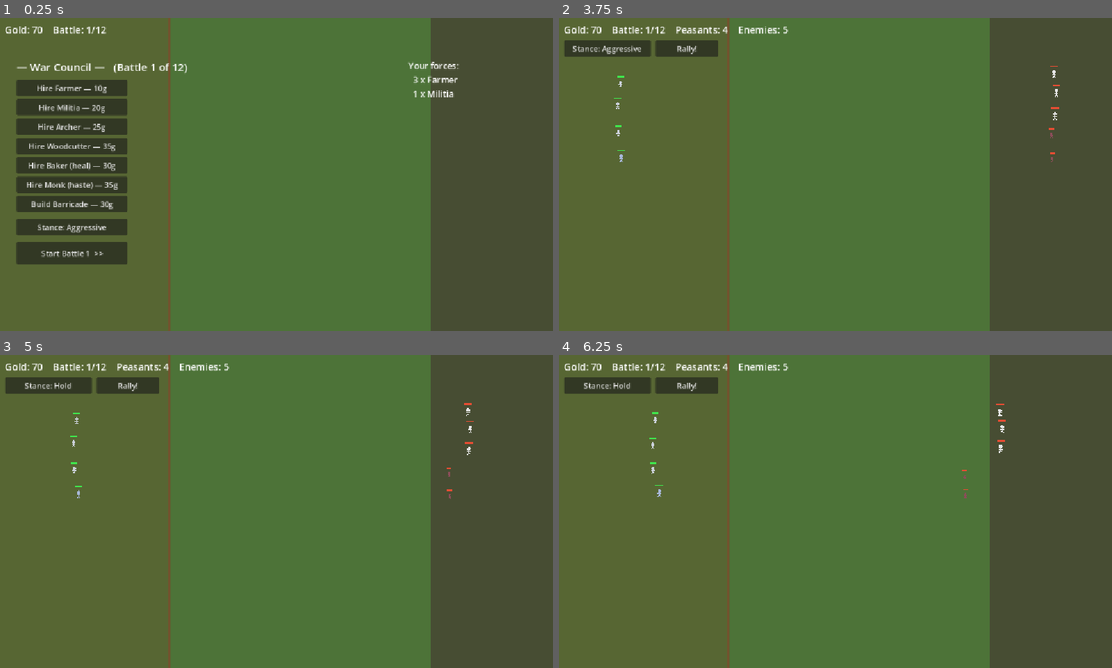
Above: before the commit, frames 1-4 (two rows, left to right).
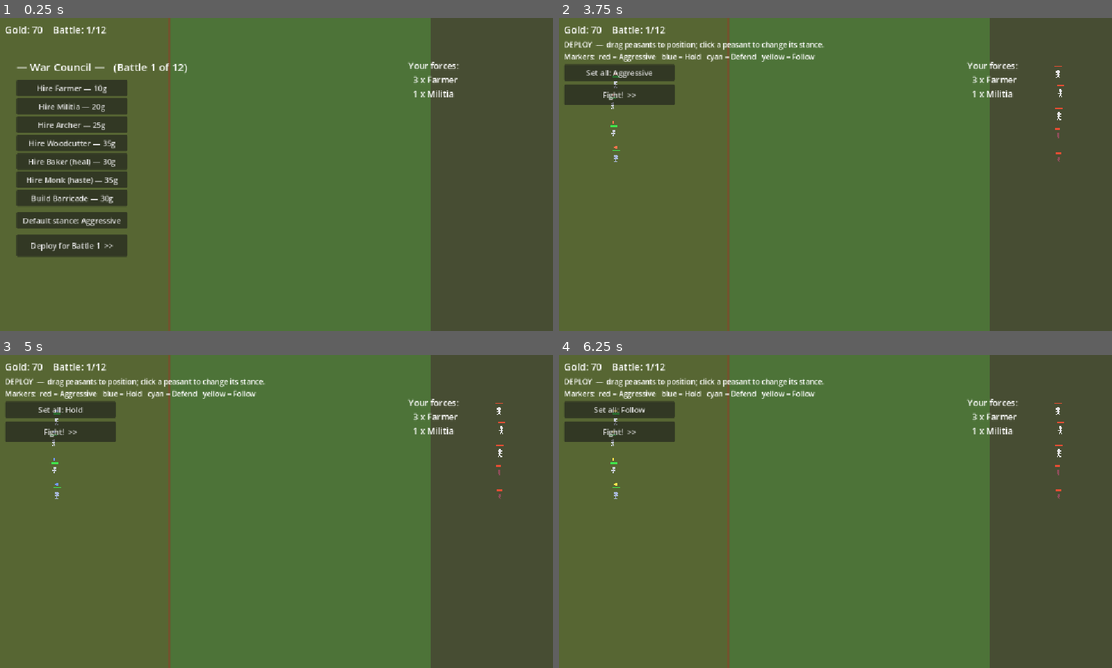
Above: after the commit, the same moments.

Repository: Jazzboy2567/protect-your-plot
Game: Godot game, scene res://Main.tscn
The game is run twice, just before and just after one commit, with the same random seed, the same clock (stepped at 60 frames per second) and the same inputs.
Inputs (mouse positions are in pixels of both pictures, inside the frame that each line leads up to):
- Up to frame 1 (0.25 s): no input
- Up to frame 2 (3.75 s): click "Stance: Aggressive" (after the commit: "Default stance: Aggressive") at 0.5 s; click "Stance: Hold" (after the commit: "Default stance: Hold") at 1.25 s; click "Stance: Aggressive" (after the commit: "Default stance: Defend") at 2 s; click "Stance: Hold" (after the commit: "Default stance: Follow") at 2.75 s; click (630, 246) at 3.5 s, where only the run after the commit has a clickable "Deploy for Battle 1 >>"
- Up to frame 3 (5 s): click "Stance: Aggressive" (after the commit: "Set all: Aggressive") at 4.25 s
- Up to frame 4 (6.25 s): click "Stance: Hold" (after the commit: "Set all: Hold") at 5 s; click "Stance: Aggressive" (after the commit: "Set all: Defend") at 5.75 s

The runs differ from the first frame. In frame 1, 5.5% of the frame differs, in the area x 2-23%, y 25-79%; in frame 2, 5.2%; in frame 3, 5.2%; in frame 4, 5.2%.

Commit message:
Add command system: deploy phase, drag-positioning, 4 stances
- New DEPLOY phase between shop and battle: peasants spawn on your side,
  enemies stand frozen until you press Fight
- Drag peasants to position them ("align to spots"); click a peasant to
  cycle its stance
- Four stances with distinct behaviour: Aggressive (charge), Hold (anchor
  to spot, attack in range), Defend (chase within a leash of home, else
  return), Follow (escort nearest non-follow ally)
- Colour-coded stance marker above each of your units; Set-all button
- Main.is_fighting() freezes units during deploy

Validated against Godot 4.7.2: auto-play through the boss with all four
stances assigned, no runtime errors.

Co-Authored-By: Claude Opus 4.8 <noreply@anthropic.com>

Diff:
--- a/scripts/Main.gd
+++ b/scripts/Main.gd
@@ -1,14 +1,16 @@
 extends Node2D
 
-# Game flow, economy, shop/battle UI, spawning, and the win/lose loop.
-# You are the landowner: hire with gold, then watch peasants auto-battle waves.
-
-enum Phase { SHOP, BATTLE, GAMEOVER, WIN }
+# Game flow, economy, shop/deploy/battle UI, spawning, and the win/lose loop.
+# You are the landowner: hire with gold, deploy peasants (position + stance),
+# then watch them auto-battle the incoming wave.
+
+enum Phase { SHOP, DEPLOY, BATTLE, GAMEOVER, WIN }
 
 const ARENA := Vector2(1152, 648)
 const START_GOLD := 70
 const MAX_BATTLES := 12
 const START_ARMY := ["farmer", "farmer", "farmer", "militia"]
+const FENCE_X := 357.0
 
 var gold: int = START_GOLD
 var battle_num: int = 1
@@ -29,6 +31,10 @@
 var panel: Control
 var rally_btn: Button
 var banner: Label
+
+var _drag_unit = null
+var _drag_moved: bool = false
+var _press_pos: Vector2 = Vector2.ZERO
 
 func _ready() -> void:
 	world = Node2D.new()
@@ -58,6 +64,9 @@
 
 	show_shop()
 
+func is_fighting() -> bool:
+	return phase == Phase.BATTLE
+
 # ---------------------------------------------------------------- flow
 
 func show_shop() -> void:
@@ -70,14 +79,19 @@
 	_build_shop_ui()
 	_update_top()
 
-func start_battle() -> void:
-	phase = Phase.BATTLE
+func start_deploy() -> void:
+	phase = Phase.DEPLOY
 	_despawn_all()
 	_spawn_peasants()
 	_spawn_enemies()
-	_build_battle_ui()
+	_build_deploy_ui()
 	if battle_num % 4 == 0:
 		flash_banner("The Black Death approaches!", Color(0.9, 0.4, 0.9))
+	_update_top()
+
+func begin_fight() -> void:
+	phase = Phase.BATTLE
+	_build_battle_ui()
 	_update_top()
 
 func _win_battle() -> void:
@@ -152,6 +166,7 @@
 			u.position = Vector2(120 + col * 36 + randf_range(-6, 6), 130 + row * 52 + randf_range(-8, 8))
 			fight_i += 1
 		u.stance = peasant_stance
+		u.home_pos = u.position
 		world.add_child(u)
 		peasants.append(u)
 
@@ -163,6 +178,7 @@
 		var col := i / 10
 		var row := i % 10
 		u.position = Vector2(1040 - col * 36 + randf_range(-6, 6), 110 + row * 46 + randf_range(-8, 8))
+		u.home_pos = u.position
 		world.add_child(u)
 		enemies.append(u)
 		i += 1
@@ -196,6 +212,18 @@
 func get_allies(u: Unit) -> Array:
 	return peasants if u.team == 0 else enemies
 
+func get_follow_leader(u: Unit):
+	var best = null
+	var best_d := INF
+	for p in peasants:
+		if p == u or not is_instance_valid(p) or p.hp <= 0.0 or p.is_structure or p.stance == Unit.Stance.FOLLOW:
+			continue
+		var d: float = u.global_position.distance_squared_to(p.global_position)
+		if d < best_d:
+			best_d = d
+			best = p
+	return best
+
 func damage_mult(team: int) -> float:
 	return 1.6 if (team == 0 and rally_time > 0.0) else 1.0
 
@@ -210,6 +238,47 @@
 		_win_battle()
 	elif peasants.is_empty():
 		_lose_battle()
+
+# ---------------------------------------------------------------- input (deploy)
+
+func _unhandled_input(event: InputEvent) -> void:
+	if phase != Phase.DEPLOY:
+		return
+	if event is InputEventMouseButton and event.button_index == MOUSE_BUTTON_LEFT:
+		if event.pressed:
+			_drag_unit = _peasant_at(event.position)
+			_drag_moved = false
+			_press_pos = event.position
+		else:
+			if _drag_unit != null and not _drag_moved:
+				_cycle_unit_stance(_drag_unit)
+			_drag_unit = null
+	elif event is InputEventMouseMotion and _drag_unit != null:
+		if event.position.distance_to(_press_pos) > 6.0:
+			_drag_moved = true
+		var p: Vector2 = event.position
+		p.x = clampf(p.x, 28.0, FENCE_X - 12.0)
+		p.y = clampf(p.y, 28.0, ARENA.y - 20.0)
+		_drag_unit.global_position = p
+		_drag_unit.home_pos = p
+
+func _peasant_at(pos: Vector2):
+	var best = null
+	var best_d := 22.0 * 22.0
+	for p in peasants:
+		if not is_instance_valid(p) or p.is_structure:
+			continue
+		var d: float = p.global_position.distance_squared_to(pos)
+		if d < best_d:
+			best_d = d
+			best = p
+	return best
+
+func _cycle_unit_stance(u) -> void:
+	u.stance = (u.stance + 1) % 4
+	u.queue_redraw()
+	info_text = "%s -> %s" % [u.display_name, _stance_name(u.stance)]
+	_update_top()
 
 # ---------------------------------------------------------------- UI
 
@@ -239,14 +308,32 @@
 		var cost: int = GameData.UNITS[id]["cost"]
 		var b := _mk_button("%s — %dg" % [h[0], cost], Vector2(x, y), Vector2(230, 34), func(): _buy(id))
 		b.disabled = gold < cost
-		y += 40
+		y += 38
 
 	y += 8
-	_mk_button("Stance: " + _stance_name(), Vector2(x, y), Vector2(230, 34), _toggle_stance)
-	y += 48
-	_mk_button("Start Battle %d  >>" % battle_num, Vector2(x, y), Vector2(230, 46), start_battle)
-
-	# Roster summary (right side)
+	_mk_button("Default stance: " + _stance_name(peasant_stance), Vector2(x, y), Vector2(230, 34), _toggle_stance)
+	y += 46
+	_mk_button("Deploy for Battle %d  >>" % battle_num, Vector2(x, y), Vector2(230, 46), start_deploy)
+
+	_build_roster_label()
+
+func _build_deploy_ui() -> void:
+	_clear_panel()
+	var hint := Label.new()
+	hint.text = "DEPLOY  —  drag peasants to position; click a peasant to change its stance.\nMarkers:  red = Aggressive   blue = Hold   cyan = Defend   yellow = Follow"
+	hint.position = Vector2(16, 44)
+	hint.add_theme_font_size_override("font_size", 15)
+	panel.add_child(hint)
+	_mk_button("Set all: " + _stance_name(peasant_stance), Vector2(16, 96), Vector2(230, 34), _toggle_stance)
+	_mk_button("Fight!  >>", Vector2(16, 138), Vector2(230, 42), begin_fight)
+	_build_roster_label()
+
+func _build_battle_ui() -> void:
+	_clear_panel()
+	_mk_button("Set all: " + _stance_name(peasant_stance), Vector2(16, 46), Vector2(200, 34), _toggle_stance)
+	rally_btn = _mk_button("Rally!", Vector2(226, 46), Vector2(130, 34), _rally)
+
+func _build_roster_label() -> void:
 	var comp := {}
 	for id in army:
 		comp[id] = int(comp.get(id, 0)) + 1
@@ -258,11 +345,6 @@
 	al.position = Vector2(ARENA.x - 300, 86)
 	al.add_theme_font_size_override("font_size", 18)
 	panel.add_child(al)
-
-func _build_battle_ui() -> void:
-	_clear_panel()
-	_mk_button("Stance: " + _stance_name(), Vector2(16, 46), Vector2(180, 34), _toggle_stance)
-	rally_btn = _mk_button("Rally!", Vector2(206, 46), Vector2(130, 34), _rally)
 
 func _mk_button(text: String, pos: Vector2, size: Vector2, cb: Callable) -> Button:
 	var b := Button.new()
@@ -322,13 +404,18 @@
 	_update_top()
 
 func _toggle_stance() -> void:
-	peasant_stance = Unit.Stance.HOLD if peasant_stance == Unit.Stance.AGGRESSIVE else Unit.Stance.AGGRESSIVE
+	peasant_stance = (peasant_stance + 1) % 4
 	for p in peasants:
-		p.stance = peasant_stance
-	if phase == Phase.SHOP:
-		_build_shop_ui()
-	elif phase == Phase.BATTLE:
-		_build_battle_ui()
+		if not p.is_structure:
+			p.stance = peasant_stance
+			p.queue_redraw()
+	match phase:
+		Phase.SHOP:
+			_build_shop_ui()
+		Phase.DEPLOY:
+			_build_deploy_ui()
+		Phase.BATTLE:
+			_build_battle_ui()
 
 func _rally() -> void:
 	if rally_cd <= 0.0:
@@ -349,11 +436,20 @@
 
 # ---------------------------------------------------------------- helpers / background
 
-func _stance_name() -> String:
-	return "Aggressive" if peasant_stance == Unit.Stance.AGGRESSIVE else "Hold"
+func _stance_name(s: int) -> String:
+	match s:
+		Unit.Stance.AGGRESSIVE:
+			return "Aggressive"
+		Unit.Stance.HOLD:
+			return "Hold"
+		Unit.Stance.DEFEND:
+			return "Defend"
+		Unit.Stance.FOLLOW:
+			return "Follow"
+	return "?"
 
 func _draw() -> void:
 	draw_rect(Rect2(Vector2.ZERO, ARENA), Color(0.30, 0.45, 0.22))            # field
 	draw_rect(Rect2(Vector2.ZERO, Vector2(360, ARENA.y)), Color(0.34, 0.40, 0.20))  # your tilled plot
-	draw_line(Vector2(357, 0), Vector2(357, ARENA.y), Color(0.45, 0.32, 0.18), 4.0) # fence
+	draw_line(Vector2(FENCE_X, 0), Vector2(FENCE_X, ARENA.y), Color(0.45, 0.32, 0.18), 4.0) # fence
 	draw_rect(Rect2(Vector2(900, 0), Vector2(252, ARENA.y)), Color(0.28, 0.30, 0.20)) # enemy approach
--- a/scripts/Unit.gd
+++ b/scripts/Unit.gd
@@ -4,7 +4,9 @@
 # One combatant (peasant, enemy, or structure). Drawn as a stick figure in _draw().
 # Behaviour: find nearest enemy -> move into range (unless Hold) -> attack on cooldown.
 
-enum Stance { AGGRESSIVE, HOLD }
+enum Stance { AGGRESSIVE, HOLD, DEFEND, FOLLOW }
+
+const STANCE_COLORS := [Color(1, 0.45, 0.3), Color(0.45, 0.6, 1), Color(0.3, 0.9, 0.9), Color(1, 0.9, 0.3)]
 
 var main = null                       # reference to Main (owns the unit arrays)
 var team: int = 0                     # 0 = peasant, 1 = enemy
@@ -27,6 +29,8 @@
 var aura_range: float = 0.0
 var aura_value: float = 0.0            # heal = hp/sec to allies; haste = attack-speed bonus
 
+var home_pos: Vector2 = Vector2.ZERO   # anchor for Hold/Defend, drop point from deploy
+var leader = null                      # follow target for FOLLOW stance
 var target = null
 var _cd: float = 0.0
 var _flash: float = 0.0
@@ -62,6 +66,8 @@
 func _physics_process(delta: float) -> void:
 	if _dead or is_structure or main == null:
 		return
+	if not main.is_fighting():   # frozen during the deploy phase
+		return
 	_cd -= delta
 
 	# Acquire / re-acquire a target.
@@ -91,18 +97,48 @@
 		hp = minf(max_hp, hp + heal_rate * delta)
 		queue_redraw()
 
-	if target == null:
-		return
+	var has_t: bool = target != null and is_instance_valid(target)
+	var dist: float = INF
+	var reach: float = attack_range + radius
+	if has_t:
+		dist = global_position.distance_to(target.global_position)
+		reach = attack_range + radius + target.radius
 
-	var to_t: Vector2 = target.global_position - global_position
-	var dist := to_t.length()
-	var reach: float = attack_range + radius + target.radius
-	if dist <= reach:
-		if _cd <= 0.0:
-			_cd = attack_cooldown / (1.0 + haste)
-			target.take_damage(damage * main.damage_mult(team), pierce)
-	elif stance != Stance.HOLD:
-		global_position += to_t / maxf(dist, 0.001) * move_speed * delta
+	# Attack whatever is in range.
+	if has_t and dist <= reach and _cd <= 0.0:
+		_cd = attack_cooldown / (1.0 + haste)
+		target.take_damage(damage * main.damage_mult(team), pierce)
+
+	# Move toward the goal dictated by stance (enemies always behave AGGRESSIVE).
+	var goal = _movement_goal(has_t, dist, reach)
+	if goal != null:
+		var dir: Vector2 = goal - global_position
+		var dl2 := dir.length()
+		if dl2 > 0.001:
+			global_position += dir / dl2 * move_speed * delta
+
+func _movement_goal(has_t: bool, dist: float, reach: float):
+	if team == 1 or stance == Stance.AGGRESSIVE:
+		return target.global_position if (has_t and dist > reach) else null
+	if stance == Stance.HOLD:
+		if (not has_t or dist > reach) and global_position.distance_to(home_pos) > 6.0:
+			return home_pos
+		return null
+	if stance == Stance.DEFEND:
+		if has_t and dist > reach and target.global_position.distance_to(home_pos) <= 130.0:
+			return target.global_position
+		if global_position.distance_to(home_pos) > 6.0:
+			return home_pos
+		return null
+	# FOLLOW
+	if has_t and dist <= reach:
+		return null
+	if leader == null or not is_instance_valid(leader) or leader._dead:
+		leader = main.get_follow_leader(self)
+	if leader != null:
+		var lp: Vector2 = leader.global_position + Vector2(-26, 0)
+		return lp if global_position.distance_to(lp) > 10.0 else null
+	return target.global_position if (has_t and dist > reach) else null
 
 func take_damage(amount: float, pierce_flag: bool = false) -> void:
 	if _dead:
@@ -153,3 +189,7 @@
 	draw_line(Vector2(-radius * 0.5, radius * 0.15), Vector2(radius * 0.5, radius * 0.15), c, 2.0)  # arms
 	draw_line(Vector2(0, radius * 0.6), Vector2(-radius * 0.4, radius), c, 2.0)  # left leg
 	draw_line(Vector2(0, radius * 0.6), Vector2(radius * 0.4, radius), c, 2.0)   # right leg
+
+	# Stance marker above your own units (colour-coded).
+	if team == 0:
+		draw_circle(Vector2(0, -radius - 14.0), 2.8, STANCE_COLORS[stance])
